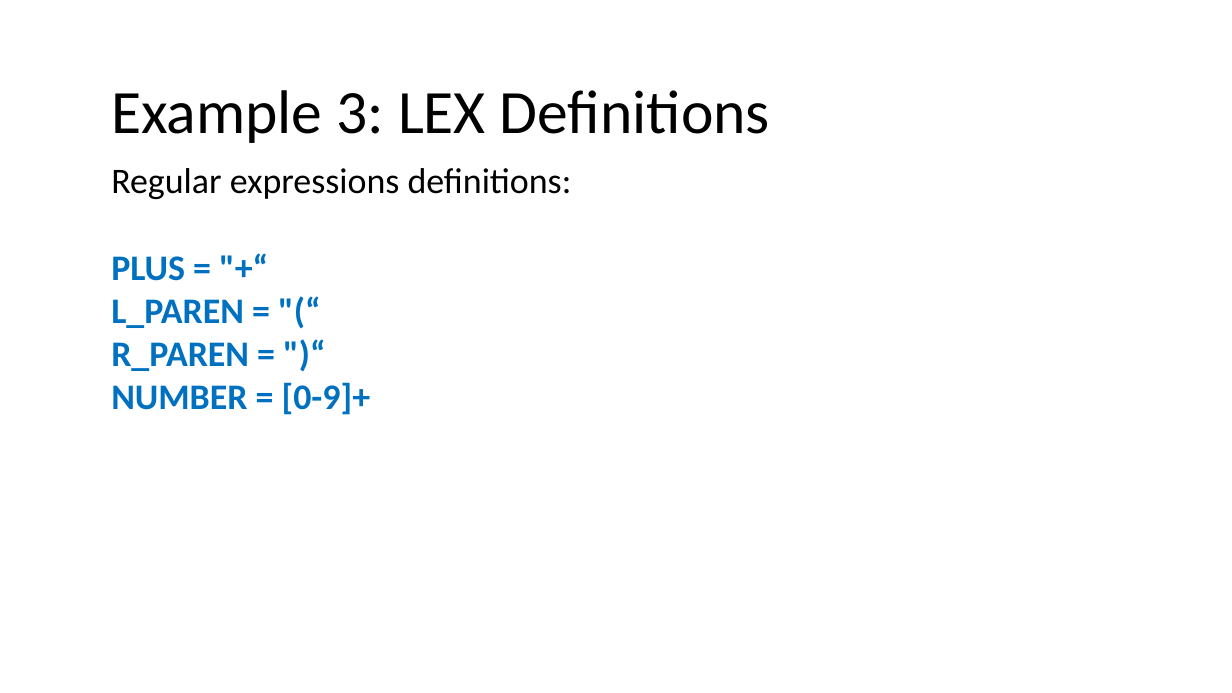
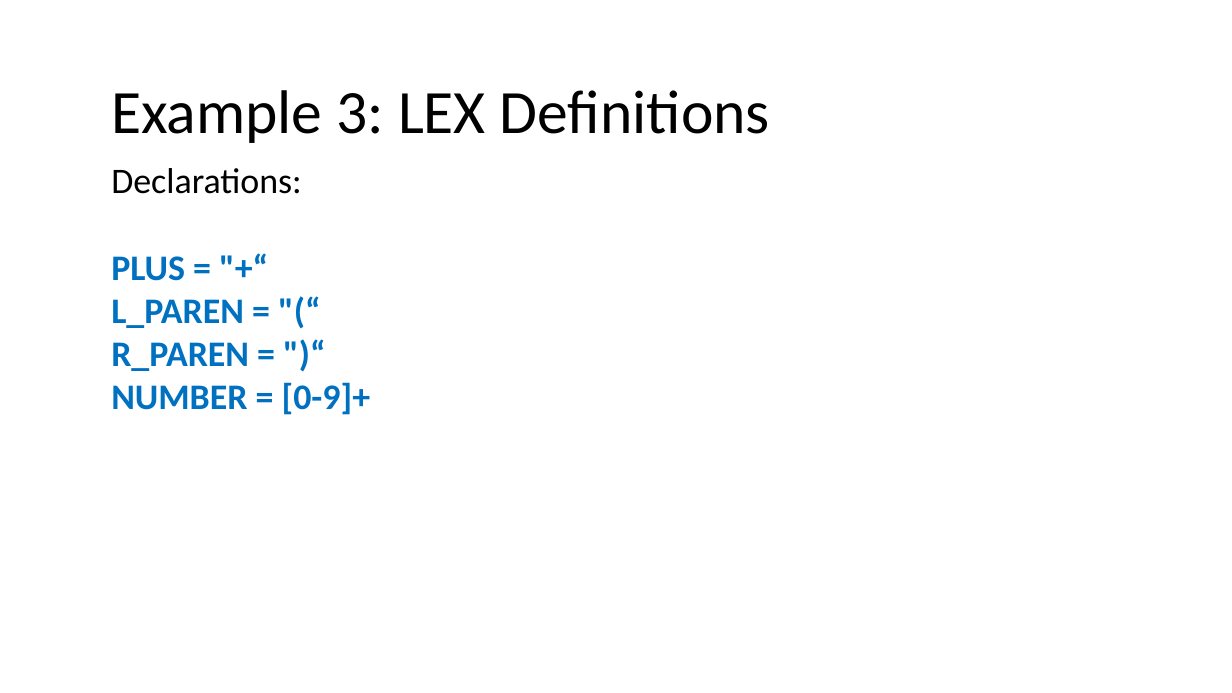
Before and after one commit to nivshani/compilation, a slide deck: slide 107 of slides/lexical_analysis.pptx. Drawn at 1232x693 pixels with LibreOffice and Linux fonts; fonts in the diff are those of the drawing. Boxes give left, top, right and bottom in pixels: in the first picture for what was removed or moved away, otherwise in the second. Text is boxed around its words. In the diff, an @@ line names an element or a change of style, - is before the commit and + after.

```diff
--- a/slides/lexical_analysis.pptx
+++ b/slides/lexical_analysis.pptx
@@ text at [111,168,302,194]: text changed @@
-Regular expressions definitions:
+Declarations:
```
Also in this commit, not shown: 6 other slides changed, 1 other file.
